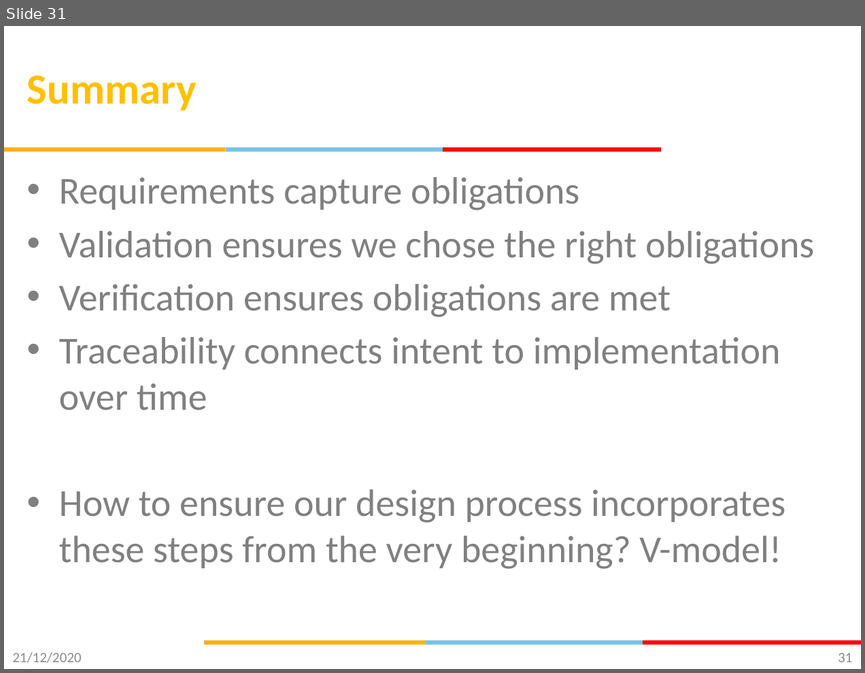
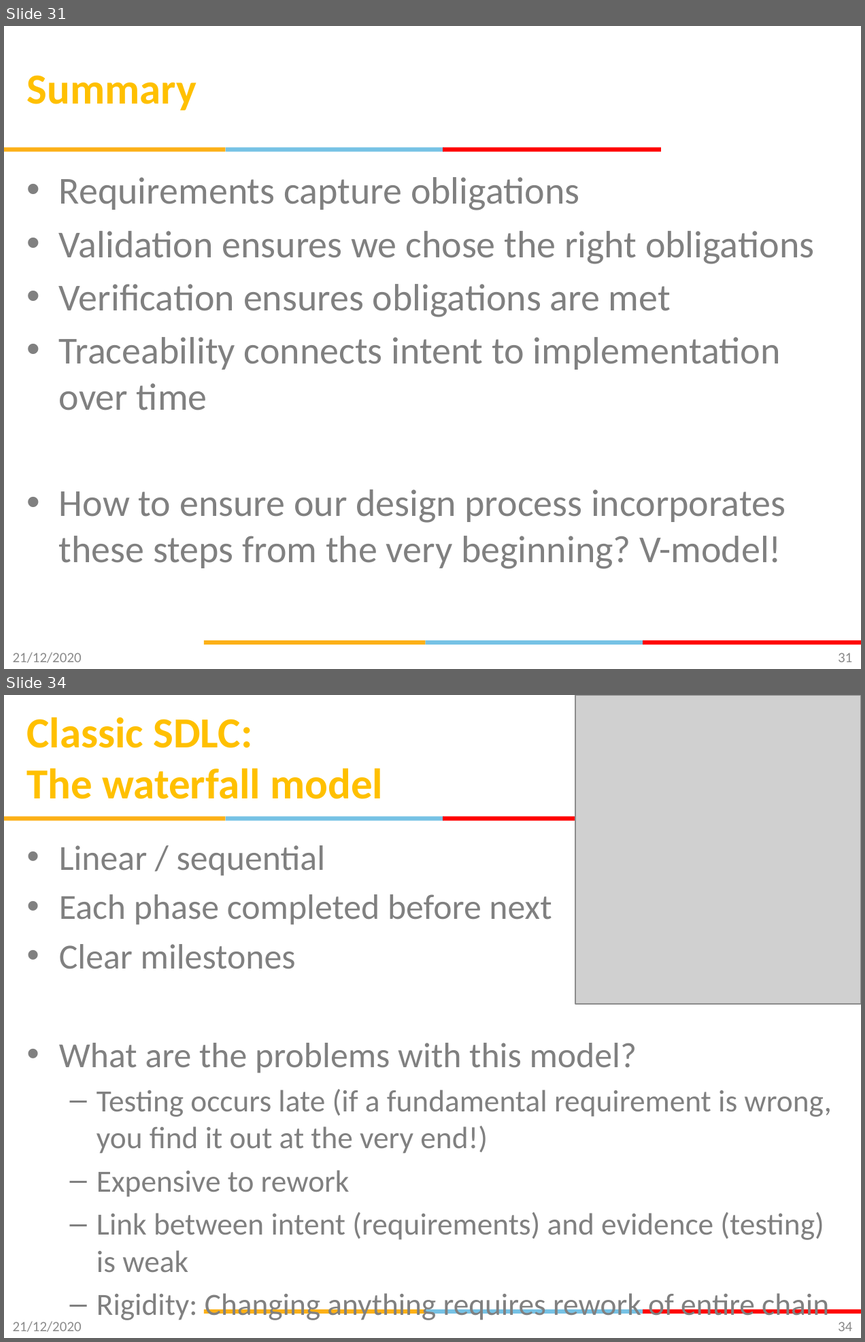
Before and after one commit to gsaurabhr-teaching/csg523-material, a slide deck: Lec-3-5-requirements.pptx. Shown one above the other, each under a label of ours: slide 31 before the commit, slides 31 and 34 after it; the slides between them are not shown. The pictures are 865x673 and 865x1342 pixels, drawn with LibreOffice and Linux fonts; fonts in the diff are those of the drawing; grey boxes stand for pictures; background and template pictures are left out. Boxes give left, top, right and bottom in pixels: in the first picture for what was removed or moved away, otherwise in the second. Text is boxed around its words. In the diff, an @@ line names an element or a change of style, - is before the commit and + after.

Commit message:
sdlc models added

```diff
--- a/Lec-3-5-requirements.pptx
+++ b/Lec-3-5-requirements.pptx
@@ slide 34 added at (4,695,861,1338), background #FFFFFF; not listed: 6 template elements that a slide beside it also shows @@
@@ picture added at (575,695,861,1004) @@
@@ title added at (27,717,383,799), 36 pt, text #FFC000, bold @@
+Classic SDLC:
+The waterfall model
@@ text added at (59,845,831,1314), 25.9 pt, text #808080 @@
+• Linear / sequential
+• Each phase completed before next
+• Clear milestones
+• What are the problems with this model?
+  – Testing occurs late (if a fundamental requirement is wrong, you find it out at the very end!)
+  – Expensive to rework
+  – Link between intent (requirements) and evidence (testing) is weak
+  – Rigidity: Changing anything requires rework of entire chain
@@ text added at (13,1321,82,1331), 12 pt, text #8C8C8C @@
+21/12/2020
@@ page number added at (838,1321,852,1331), 12 pt, text #898989 @@
+34
```
Also in this commit, not shown: 11 other slides added.
